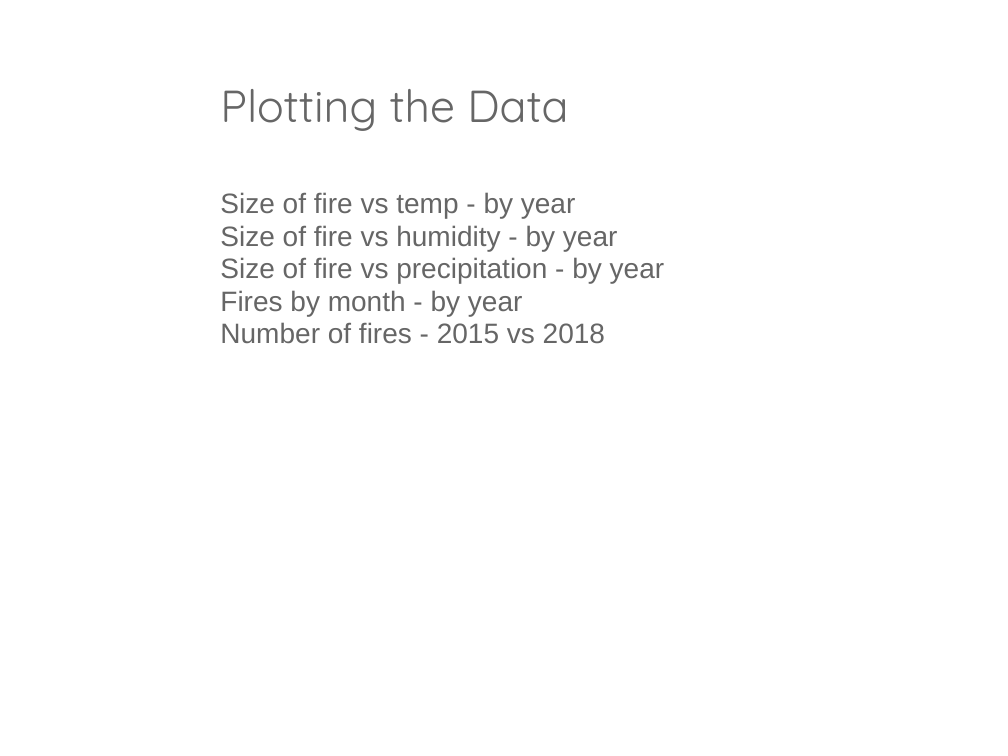
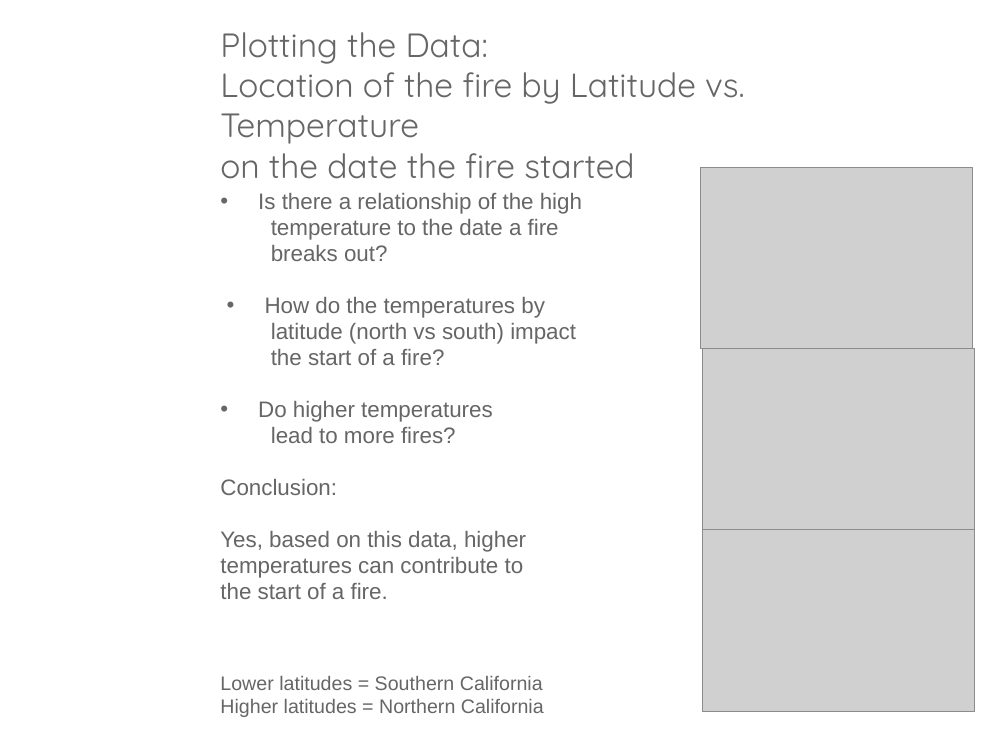
Before and after one commit to BenFarniok/project-1, a slide deck: slide 4 of Team7Project.pptx. Drawn at 1008x756 pixels with LibreOffice and Linux fonts; fonts in the diff are those of the drawing; grey boxes stand for pictures; background and template pictures are left out. Boxes give left, top, right and bottom in pixels: in the first picture for what was removed or moved away, otherwise in the second. Text is boxed around its words. In the diff, an @@ line names an element or a change of style, - is before the commit and + after.

```diff
--- a/Team7Project.pptx
+++ b/Team7Project.pptx
@@ title at bbox=[220, 32, 744, 179]: text changed; size 32 to 24 pt @@
-Plotting the Data
+Plotting the Data:
+Location of the fire by Latitude vs. Temperature
+on the date the fire started
@@ picture added at bbox=[701, 167, 973, 349] @@
@@ text at bbox=[220, 193, 582, 717]: text changed; size 20 to 16 pt @@
-Size of fire vs temp - by year
-Size of fire vs humidity - by year
-Size of fire vs precipitation - by year
-Fires by month - by year
-Number of fires - 2015 vs 2018
+• Is there a relationship of the high
+  temperature to the date a fire
+  breaks out?
+• How do the temperatures by
+  latitude (north vs south) impact
+  the start of a fire?
+• Do higher temperatures
+  lead to more fires?
+Conclusion:
+Yes, based on this data, higher
+temperatures can contribute to
+the start of a fire.
+Lower latitudes = Southern California
+Higher latitudes = Northern California
@@ picture added at bbox=[703, 349, 975, 530] @@
@@ picture added at bbox=[703, 530, 975, 712] @@
```
Also in this commit, not shown: 8 slides added, 33 other files.
